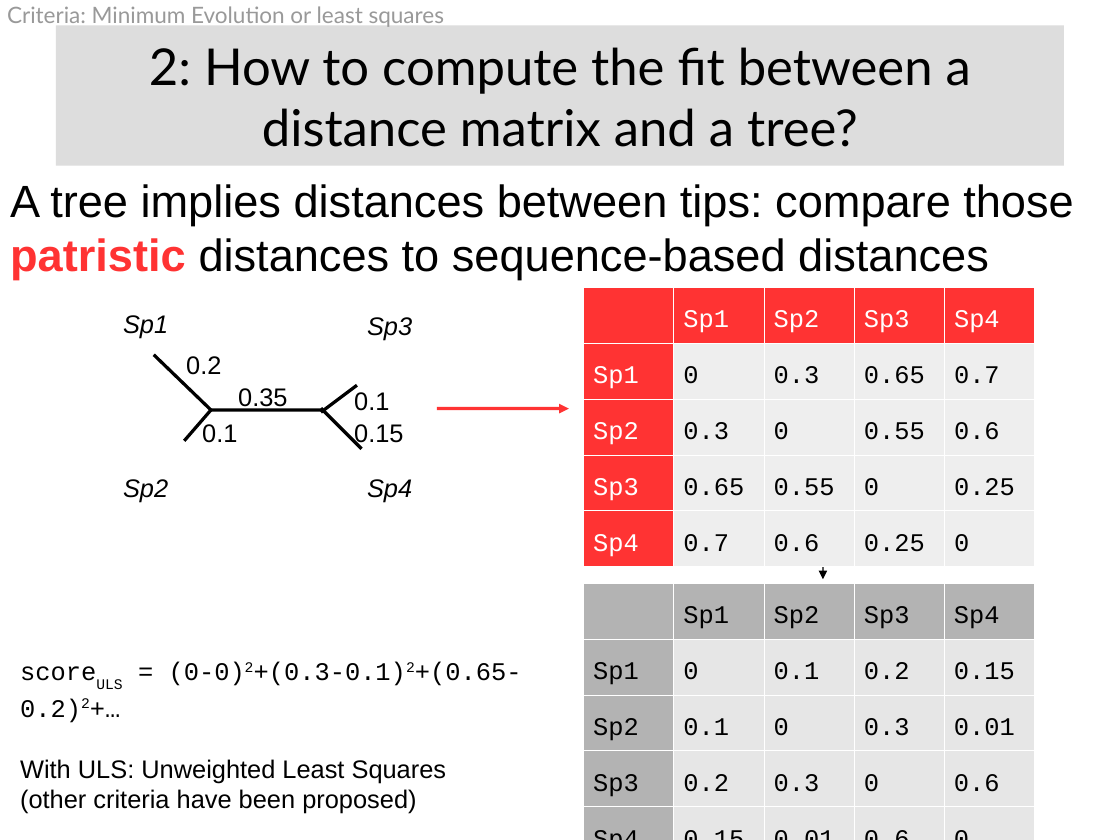
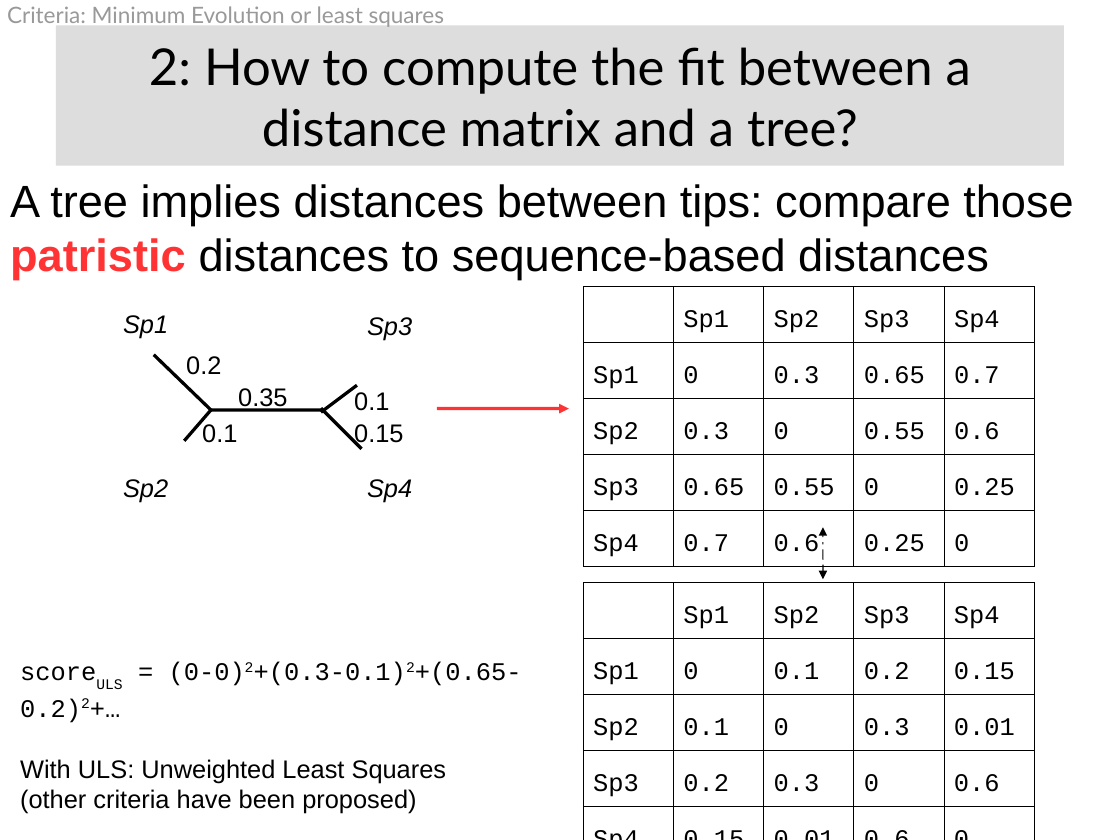
Before and after one commit to Boussau/boussau.github.io, a slide deck: slide 47 of COME_courses/Cambridge_2022/2_optimality_criteria/Presentation_Criteria_Phylogenetics.odp (slide 46 before the commit). Drawn at 1120x840 pixels with LibreOffice and Linux fonts; fonts in the diff are those of the drawing. Boxes give left, top, right and bottom in pixels: in the first picture for what was removed or moved away, otherwise in the second. Text is boxed around its words. In the diff, an @@ line names an element or a change of style, - is before the commit and + after.

```diff
--- a/COME_courses/Cambridge_2022/2_optimality_criteria/Presentation_Criteria_Phylogenetics.odp
+++ b/COME_courses/Cambridge_2022/2_optimality_criteria/Presentation_Criteria_Phylogenetics.odp
@@ table at [583, 287, 1036, 561] @@
@@ fill #FF3333 to none in 8 cells @@
@@ fill #EEEEEE to none in 16 cells @@
@@ text colour #FFFFFF to #000000 in "Sp1", "Sp2", "Sp3", "Sp4" and 4 more places @@
@@ borders changed @@
@@ table at [583, 583, 1036, 826] @@
@@ fill #B3B3B3 to none in 8 cells @@
@@ fill #E6E6E6 to none in 16 cells @@
@@ borders changed @@
```
Also in this commit, not shown: 40 other slides changed, 1 slide added, 1 other file.
